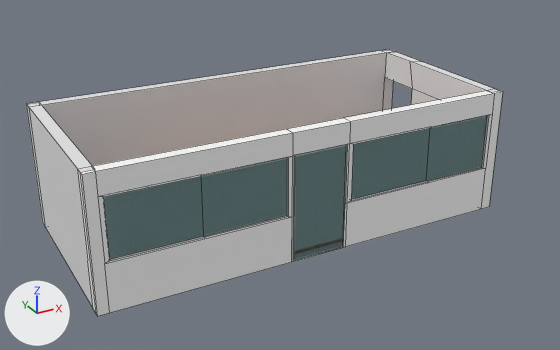
A saved change to the Blender file modelos 3ds/departamento1.blend.
Before and after are seen from a 50 mm lens placed at (-8.09, -13.15, 8.62), pointed at (0.49, 2.44, 0.82). Arrows for +X, +Y and +Z are at lower left; the lights stay in place. The first picture is the older version. Mesh edges are drawn as thin lines.

The scene before the commit, as lines of its bpy script (objects in view):
```python
me_cube = bpy.data.meshes.new('Cube')
me_cube.from_pydata(...)  # 88 vertices, 77 faces; spans x -1.0..1.0, y -1.0..1.0, z -1.0..1.0
# faces by material slot: [72, 5]
me_cube.materials.append(mat_blanco_001)  # white #ffffff
me_cube.materials.append(mat_material_003)  # cyan #95e4e7
me_cube_001 = bpy.data.meshes.new('Cube.001')
me_cube_001.from_pydata(...)  # a box spanning x -1.0..1.0, y -1.0..1.0, z -1.0..1.0
me_cube_001.materials.append(mat_material_001)  # white #e7e7e7
me_cube_003 = bpy.data.meshes.new('Cube.003')
me_cube_003.from_pydata(...)  # a box spanning x -1.0..1.0, y -1.0..1.0, z -1.0..1.0
ob_cube = bpy.data.objects.new('Cube', me_cube)
ob_cube.location = (0.0, -0.1, 1.52)
ob_cube.scale = (5.04, 0.133, 1.51)
ob_cube_001 = bpy.data.objects.new('Cube.001', me_cube_001)
ob_cube_001.location = (0.0, 4.16, 1.52)
ob_cube_001.scale = (5.04, 0.133, 1.51)
ob_cube_003 = bpy.data.objects.new('Cube.003', me_cube_003)
ob_cube_003.location = (-4.9, 2.06, 1.52)
ob_cube_003.scale = (0.138, 2.2, 1.51)
# also in view: 'Cube.002' at (4.88, 2.06, 1.52)
```
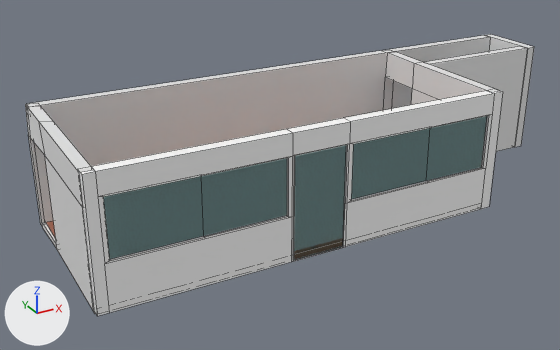
Pixel boxes [x1, y1, x2, y2] of what changed, in the pictures (560 x 350 px):
'Cube.003', reshaped, moved: before [27, 102, 95, 307]; after [25, 103, 96, 314]
'Cube.006', added: after [424, 46, 528, 151]
'Cube.005', added: after [389, 35, 490, 109]
'Cube.007', added: after [485, 34, 534, 147]
'Cube.008', added: after [46, 221, 56, 239]
part 1 of me_cube_003, built on: before [28, 106, 93, 307]; after [25, 103, 96, 314]

The change in detail:
Material 'Material.006' (mat_material_006) is new.
Its base color is (0.8, 0.8, 0.8) (white #e7e7e7).
Material 'Material.005' (mat_material_005) is new.
Its base color is (0.8, 0.8, 0.8) (white #e7e7e7).
Material 'Material.004' (mat_material_004) is new.
Its base color is (0.8, 0.8, 0.8) (white #e7e7e7).
me_cube_003 is used by ob_cube_003; location (-4.9, 2.06, 1.52); scale (0.138, 2.2, 1.51).
me_cube_003 had 8 vertices, 6 faces and spanned x -1.0..1.0, y -1.0..1.0, z -1.0..1.0.
me_cube_003 now has 32 vertices, 31 faces and spans x -1.24..1.0, y -1.0..1.0, z -1.0..1.0.
me_cube_003 part 1: 1 vertex removed from x -1.0, y 1.0, z -1.0; 25 vertices added at x -1.24..1.0, y -1.0..1.0, z -1.0..1.0.
Mesh me_cube_010 is new.
It has 8 vertices, 6 faces and spans x -1.0..1.0, y -1.0..1.0, z -1.0..1.0.
Faces by material slot: [1, 5].
It uses material mat_material_006 (its picture is missing).
It uses material mat_material_002 (picture img_descarga_jpg).
Mesh me_cube_009 is new.
It is a box spanning x -1.15..-0.89, y -0.59..1.21, z 0.0..3.04.
Mesh me_cube_006 is new.
It is a box spanning x -1.0..1.0, y -1.0..1.0, z -1.0..1.0.
It uses material mat_material_005 (white #e7e7e7).
Mesh me_cube_005 is new.
It is a box spanning x -1.0..1.0, y -1.0..1.0, z -1.0..1.0.
It uses material mat_material_004 (white #e7e7e7).
Object 'Cube.003' (ob_cube_003) moves from (-4.9, 2.06, 1.52) to (-4.93, 2.06, 1.52).
Object 'Cube.008' (ob_cube_008) is new; it shows me_cube_010.
Its location is (-0.1, 2.02, 0.09).
Its scale is (4.92, 2.21, 0.0618).
Object 'Cube.007' (ob_cube_007) is new; it shows me_cube_009.
Its location is (9.72, 3.09, 0.0).
Object 'Cube.006' (ob_cube_006) is new; it shows me_cube_006.
Its location is (6.82, 2.64, 1.52).
Its scale is (1.77, 0.133, 1.51).
Object 'Cube.005' (ob_cube_005) is new; it shows me_cube_005.
Its location is (6.82, 4.16, 1.52).
Its scale is (1.77, 0.133, 1.51).
